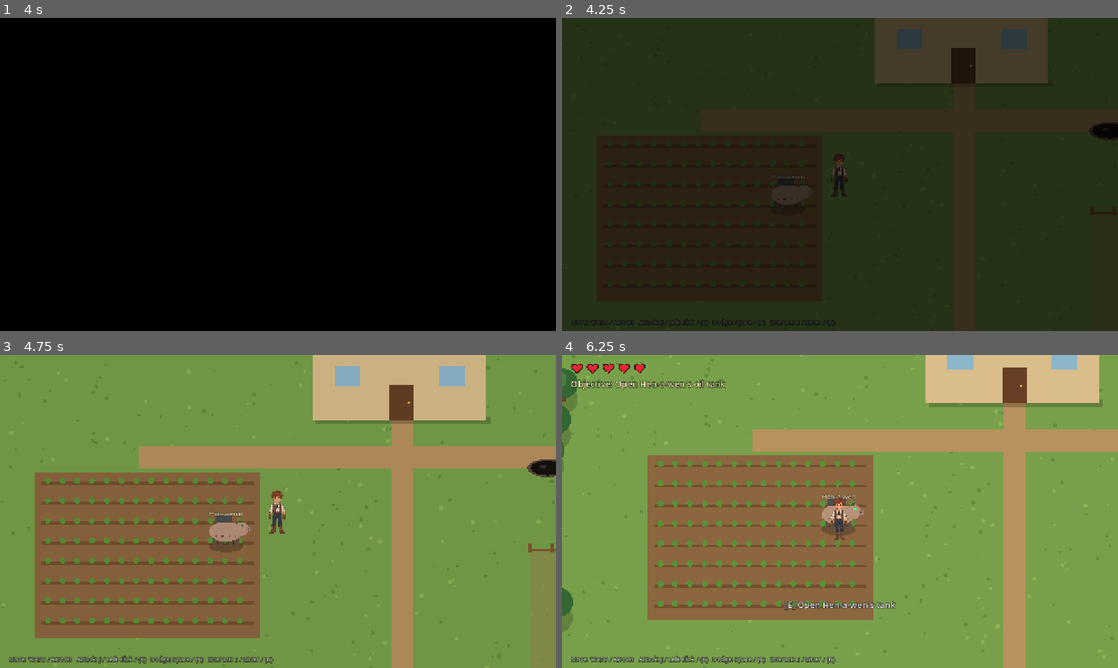
Above: before the commit, frames 1-4 (two rows, left to right).
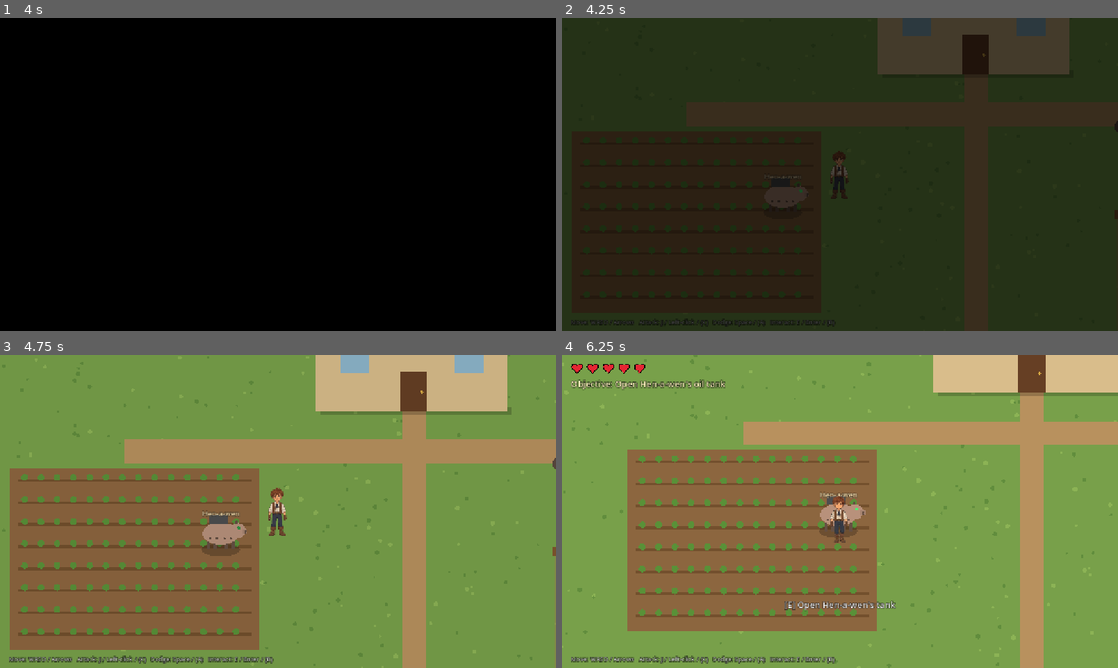
Above: after the commit, the same moments.

Repository: Grabthar21/galactic-adventure
Game: Godot game, scene res://main.tscn
Same seed, same stepped clock (60 frames per second), same inputs: the game is played once before the commit and once after it.
Inputs (mouse positions are in pixels of both pictures, inside the frame that each line leads up to):
- Up to frame 1 (4 s): click "Begin" at 0.5 s; tap Enter at 1.25, 2.75, 3.6 s; move the mouse to (400, 158) at 1.27 s; hold D (move_right) 1.28-2.03 s; hold J (attack) 1.28-2.03 s; click (400, 158) at 1.42 s; tap Space (dodge) at 2, 2.1 s; move the mouse to (166, 190) at 2.02 s; hold S (move_down) 2.03-2.78 s; move the mouse to (333, 105) at 2.77 s; hold D (move_right) 2.78-3.53 s; hold E (interact) 2.78-3.53 s; move the mouse to (250, 237) at 3.52 s; hold W (move_up) from 3.53 s (still down); click (250, 237) at 3.67 s
- Up to frame 2 (4.25 s): keep holding W (move_up)
- Up to frame 3 (4.75 s): move the mouse to (444, 558) at 4.27 s; release W (move_up) at 4.28 s; hold A (move_left) from 4.28 s (still down); tap Keypad Enter at 4.35 s
- Up to frame 4 (6.25 s): move the mouse to (673, 464) at 5.02 s; tap T at 5.1 s; move the mouse to (867, 511) at 5.77 s; release A (move_left) at 5.78 s; hold S (move_down) from 5.78 s (still down); hold J (attack) from 5.78 s (still down); click (867, 511) at 5.92 s

Frame 1 is identical in both runs. In frame 2, 2.8% of the frame differs, in the area x 3-100%, y 0-90%; in frame 3, 22%; in frame 4, 23%, in the area x 0-100%, y 0-100%.

Commit message:
Camera 10% closer (zoom 1.1)
Co-Authored-By: Claude Opus 5.5 <noreply@anthropic.com>
Claude-Session: https://claude.ai/code/session_01BTTj8a1B5QVYLgtfGJQMDk

Diff:
--- a/scripts/main.gd
+++ b/scripts/main.gd
@@ -17,6 +17,7 @@
 var actors: Node2D
 var player: CharacterBody2D
 var cam: Camera2D
+const CAMERA_ZOOM := 1.1        # 10% closer than 1:1 (user request 2026-11-11)
 var ui: CanvasLayer
 var tint: CanvasModulate
 
@@ -54,6 +55,7 @@
 	player.position = Vector2(820, 760)
 	actors.add_child(player)
 	cam = Camera2D.new()
+	cam.zoom = Vector2(CAMERA_ZOOM, CAMERA_ZOOM)
 	cam.position_smoothing_enabled = true
 	cam.position_smoothing_speed = 7.0
 	cam.offset = Vector2(0, -50)
--- a/tests/render_ingame.gd
+++ b/tests/render_ingame.gd
@@ -23,9 +23,9 @@
 	_f += 1
 	if _f == 5:
 		var ui = _find(root, "_pick_look")
-		ui._pick_look("skin", 4)
-		ui._pick_look("hair", 3)
-		ui._pick_style(1)
+		ui._pick_look("skin", 0)
+		ui._pick_look("hair", 0)
+		ui._pick_style(0)
 		ui._start()
 	if _f == 200:
 		root.get_texture().get_image().save_png("/tmp/ingame.png")
